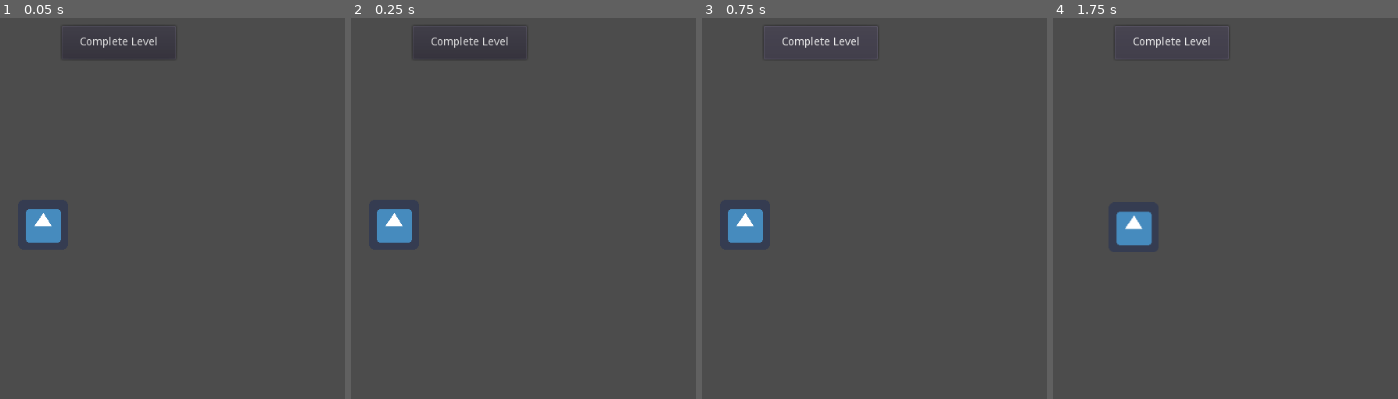
Above: before the commit, frames 1-4 (left to right).
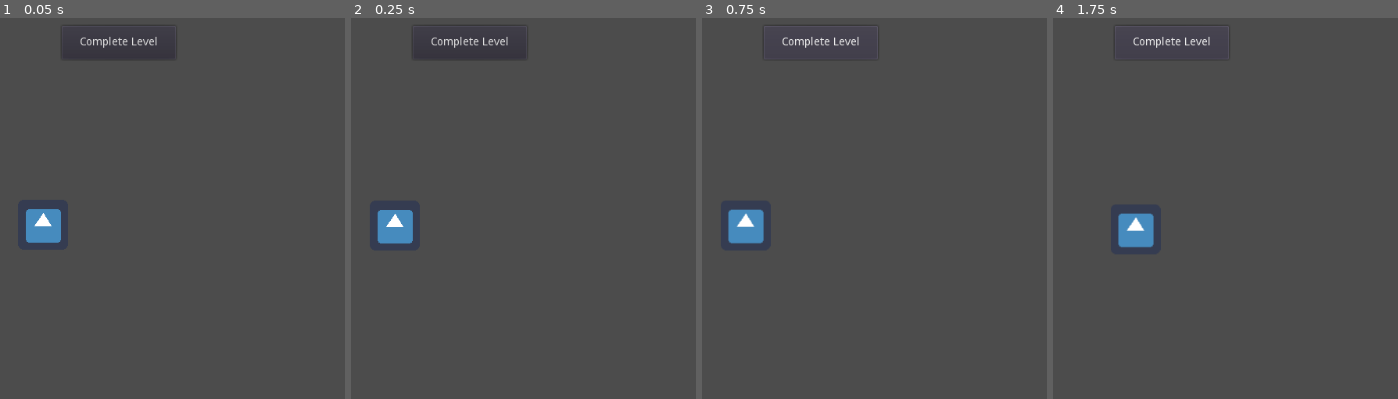
Above: after the commit, the same moments.

Repository: Sh1co/Sagittarius
Game: Godot game, scene res://SGame.tscn
The game is run twice, just before and just after one commit, with the same random seed, the same clock (stepped at 60 frames per second) and the same inputs. The engine's default icon, where the game draws it, is replaced by a stand-in: a white triangle on a blue panel in a dark square.
Inputs:
- Up to frame 1 (0.05 s): no input
- Up to frame 2 (0.25 s): no input
- Up to frame 3 (0.75 s): click "Complete Level" at 0.5 s
- Up to frame 4 (1.75 s): hold D (move_right) from 1.28 s (still down)

Frame 1 is identical in both runs. In frame 2, 0.2% of the frame differs, in the area x 7-18%, y 50-60%; in frame 3, 0.1%; in frame 4, 0.4%, in the area x 18-30%, y 50-61%.

Commit message:
Rename player script

Diff:
--- a/SPlayer.tscn
+++ b/SPlayer.tscn
@@ -1,13 +1,12 @@
 [gd_scene load_steps=4 format=2]
 
-[ext_resource path="res://Scripts/PlayerMovement.gd" type="Script" id=1]
+[ext_resource path="res://Scripts/SPlayer.gd" type="Script" id=1]
 [ext_resource path="res://icon.png" type="Texture" id=2]
 
 [sub_resource type="RectangleShape2D" id=1]
 extents = Vector2( 32, 31 )
 
-[node name="Player" type="RigidBody2D" groups=["Player"]]
-gravity_scale = 0.0
+[node name="Player" type="Area2D" groups=["Player"]]
 script = ExtResource( 1 )
 
 [node name="Sprite" type="Sprite" parent="."]
--- a/Scripts/PlayerMovement.gd
+++ b/Scripts/SPlayer.gd
@@ -1,4 +1,4 @@
-extends RigidBody2D
+extends Area2D
 
 # Declare member variables here. Examples:
 # var a = 2
